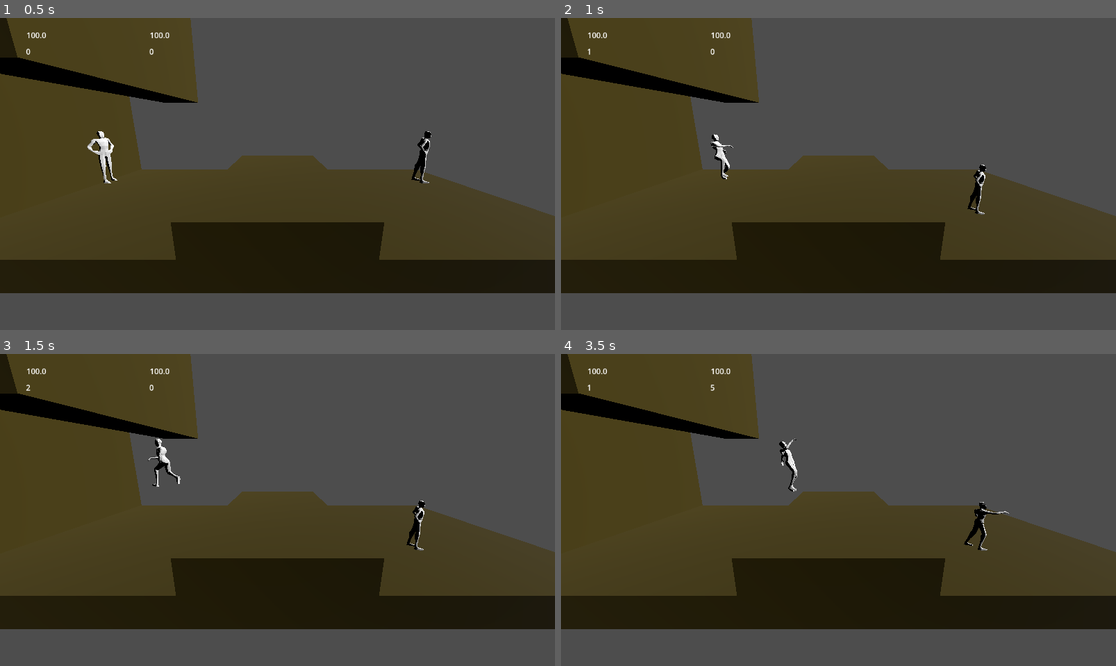
Above: before the commit, frames 1-4 (two rows, left to right).
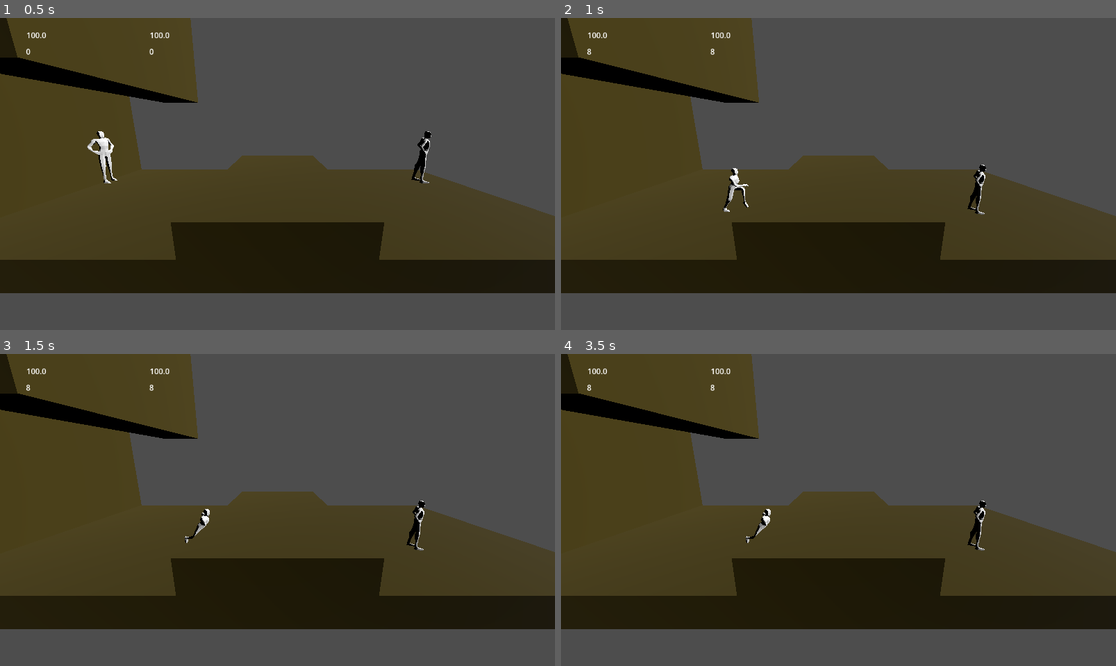
Above: after the commit, the same moments.

Repository: pixelcrust/fighting_game
Game: Godot game, scene res://scenes/world.tscn
Two runs of this game, one before a commit and one after it. Both use one fixed random seed, a clock stepped at 60 frames per second and the inputs below.
Inputs:
- Up to frame 1 (0.5 s): no input
- Up to frame 2 (1 s): hold D (key_right_0) from 0.53 s (still down); tap N (key_parry_0, bound only after the commit) at 0.6 s; tap W (key_jump_0) at 0.77 s; tap J (key_parry_1, bound only after the commit) at 0.8 s
- Up to frame 3 (1.5 s): release D (key_right_0) at 1.28 s; hold A (key_left_0) from 1.28 s (still down); tap J (key_parry_1, bound only after the commit) at 1.35 s
- Up to frame 4 (3.5 s): tap W (key_jump_0) at 1.52, 3.02 s; tap N (key_parry_0, bound only after the commit) at 1.55, 3.05 s; release A (key_left_0) at 2.03 s; hold D (key_right_0) from 2.03 s (still down); tap V (key_attack1_0) at 2.1 s; tap J (key_parry_1, bound only after the commit) at 2.3 s; tap K (key_attack1_1) at 2.85 s

Frame 1 is identical in both runs. In frame 2, 0.4% of the frame differs, in the area x 4-34%, y 9-63%; in frame 3, 0.4%; in frame 4, 0.6%, in the area x 4-81%, y 9-64%.

Commit message:
added new keybind

Diff:
--- a/project.godot
+++ b/project.godot
@@ -47,6 +47,11 @@
 "events": [Object(InputEventKey,"resource_local_to_scene":false,"resource_name":"","device":0,"window_id":0,"alt_presse …(189 unchanged characters)…
 ]
 }
+key_parry_0={
+"deadzone": 0.2,
+"events": [Object(InputEventKey,"resource_local_to_scene":false,"resource_name":"","device":0,"window_id":0,"alt_pressed":false,"shift_pressed":false,"ctrl_pressed":false,"meta_pressed":false,"pressed":false,"keycode":0,"physical_keycode":78,"key_label":0,"unicode":0,"location":0,"echo":false,"script":null)
+]
+}
 key_left_1={
 "deadzone": 0.2,
 "events": [Object(InputEventKey,"resource_local_to_scene":false,"resource_name":"","device":0,"window_id":0,"alt_presse …(194 unchanged characters)…
@@ -77,3 +82,8 @@
 "events": [Object(InputEventKey,"resource_local_to_scene":false,"resource_name":"","device":0,"window_id":0,"alt_presse …(189 unchanged characters)…
 ]
 }
+key_parry_1={
+"deadzone": 0.2,
+"events": [Object(InputEventKey,"resource_local_to_scene":false,"resource_name":"","device":0,"window_id":0,"alt_pressed":false,"shift_pressed":false,"ctrl_pressed":false,"meta_pressed":false,"pressed":false,"keycode":0,"physical_keycode":74,"key_label":0,"unicode":0,"location":0,"echo":false,"script":null)
+]
+}
--- a/scripts/script_fighter.gd
+++ b/scripts/script_fighter.gd
@@ -25,6 +25,7 @@
 var key_duck : String
 var key_attack1 : String
 var key_block : String
+var key_parry : String
 
 
 var state : int = 0
@@ -54,6 +55,7 @@
 		key_duck = "key_duck_0"
 		key_attack1 = "key_attack1_0"
 		key_block = "key_block_0"
+		key_parry = "key_parry_0"
 	elif player == 1:
 		key_left = "key_left_1"
 		key_right = "key_right_1"
@@ -61,6 +63,7 @@
 		key_duck = "key_duck_1"
 		key_attack1 = "key_attack1_1"
 		key_block = "key_block_1"
+		key_parry = "key_parry_1"
 
 	#create ui elements with position.x player* 128
 	var new_ui = ui_elements.instantiate()
@@ -103,7 +106,8 @@
 				state = 5
 			if Input.is_action_pressed(key_block):
 				state = 7
-
+			if Input.is_action_just_pressed(key_parry):
+				state = 8
 		1: # ..jumping upward
 			attack_state = 1
 			if velocity.y <= 0:
@@ -198,6 +202,9 @@
 func _block(delta):
 	pass
 
+func _parry(delta):
+	pass
+
 func _being_hit(delta):
 	pass
 
